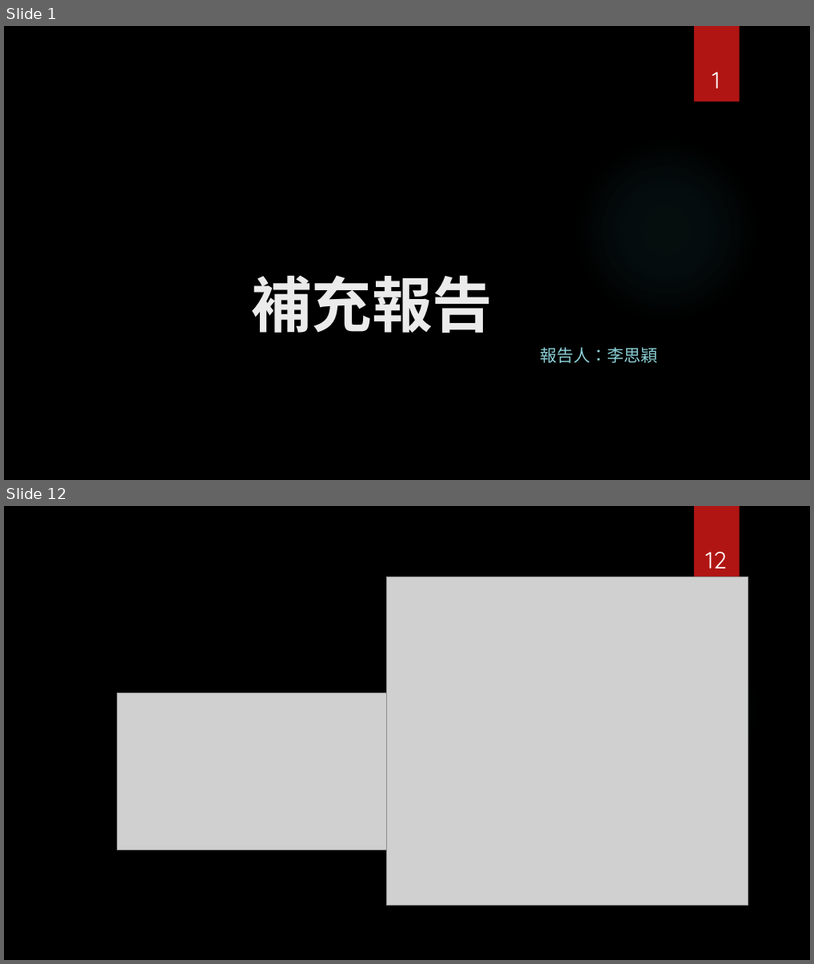
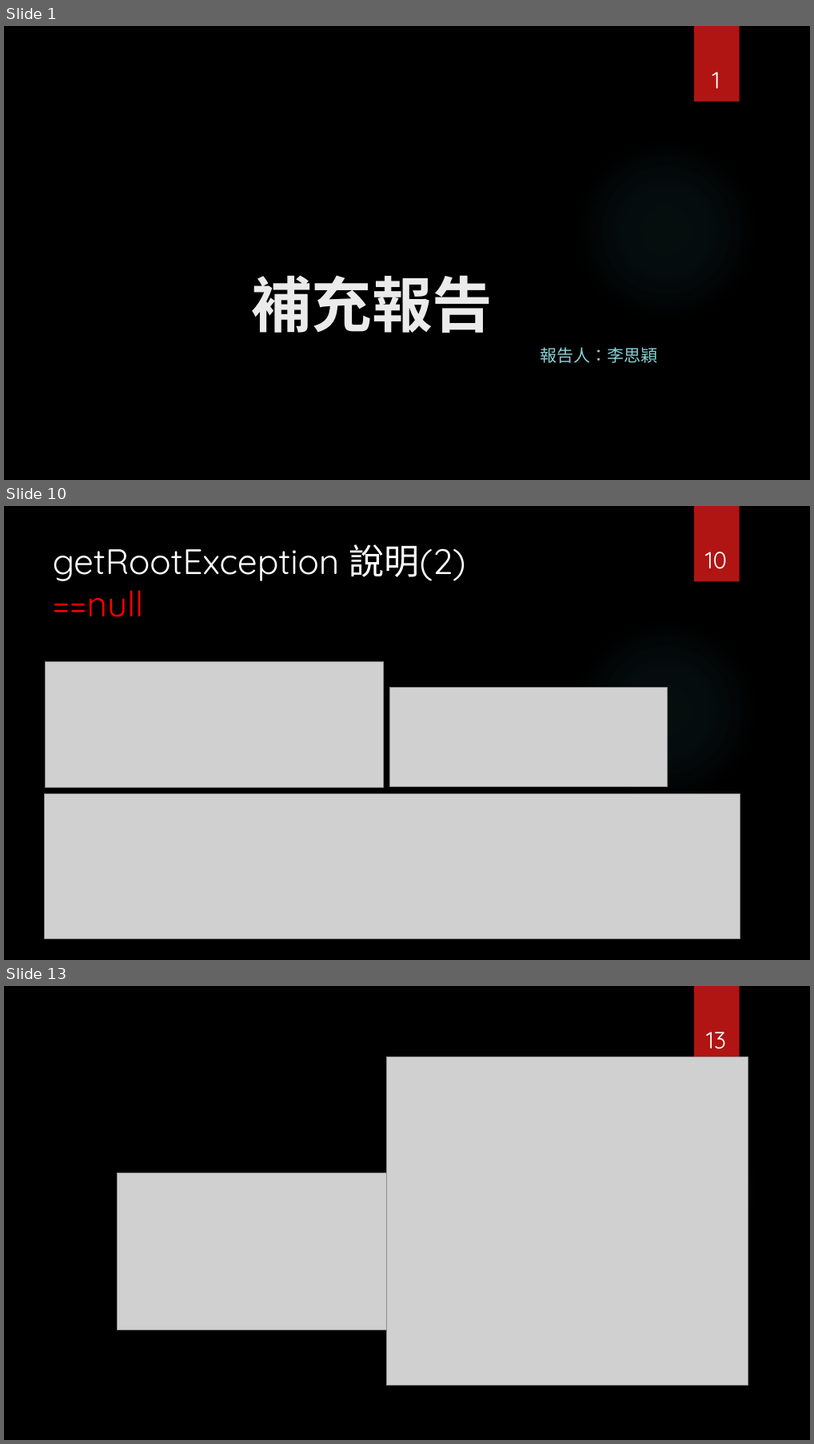
Before and after one commit to Szying/Js_Tools, a slide deck: 補充報告.pptx. Shown one above the other, each under a label of ours: slides 1 and 12 before the commit, slides 1, 10 and 13 after it; the slides between them are not shown. The pictures are 814x964 and 814x1444 pixels, drawn with LibreOffice and Linux fonts; fonts in the diff are those of the drawing; grey boxes stand for pictures; background and template pictures are left out. Boxes give left, top, right and bottom in pixels: in the first picture for what was removed or moved away, otherwise in the second. Text is boxed around its words. In the diff, an @@ line names an element or a change of style, - is before the commit and + after.

```diff
--- a/補充報告.pptx
+++ b/補充報告.pptx
@@ slide 10 added at [4, 506, 810, 960], background picture (left out); not listed: 2 template elements that a slide beside it also shows @@
@@ title added at [53, 544, 466, 617], 42 pt, text #FFFFFF @@
+getRootException 說明(2)
+==null
@@ page number added at [706, 552, 727, 569], 28 pt, text #FFFFFF @@
+10
@@ picture added at [45, 661, 383, 787] @@
@@ picture added at [390, 688, 668, 787] @@
@@ picture added at [45, 793, 741, 938] @@
@@ what was slide 12 is now slide 13 @@
@@ page number at [706, 1032, 726, 1049]: text changed @@
-12
+13
```
Also in this commit, not shown: 15 slides changed, 3 other slides added, 2 slides removed.
